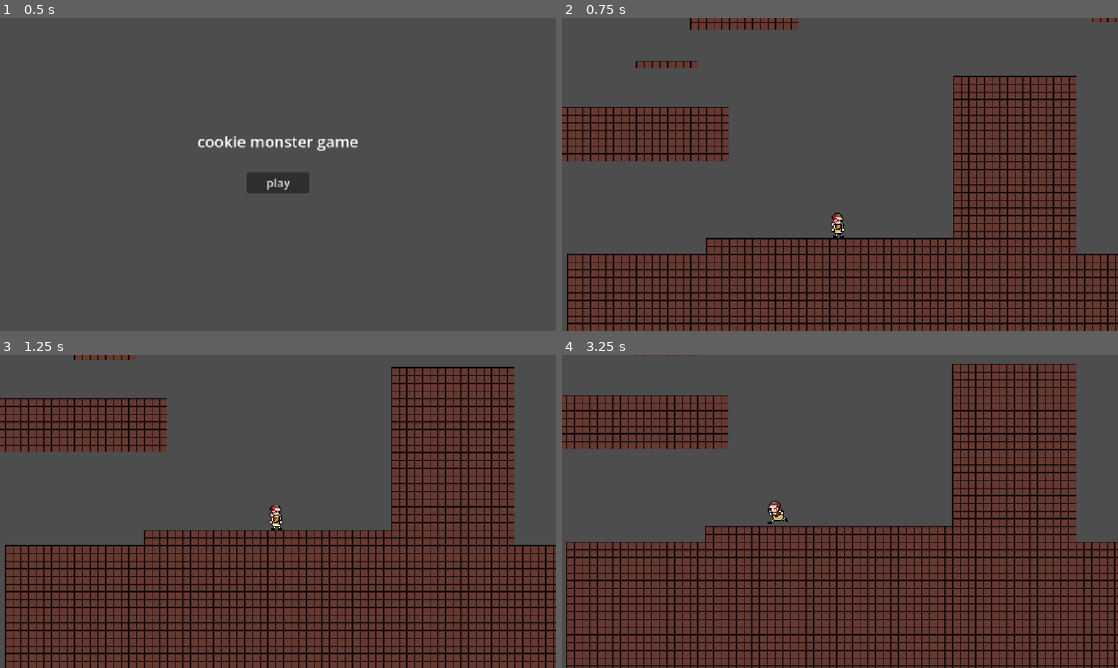
Above: before the commit, frames 1-4 (two rows, left to right).
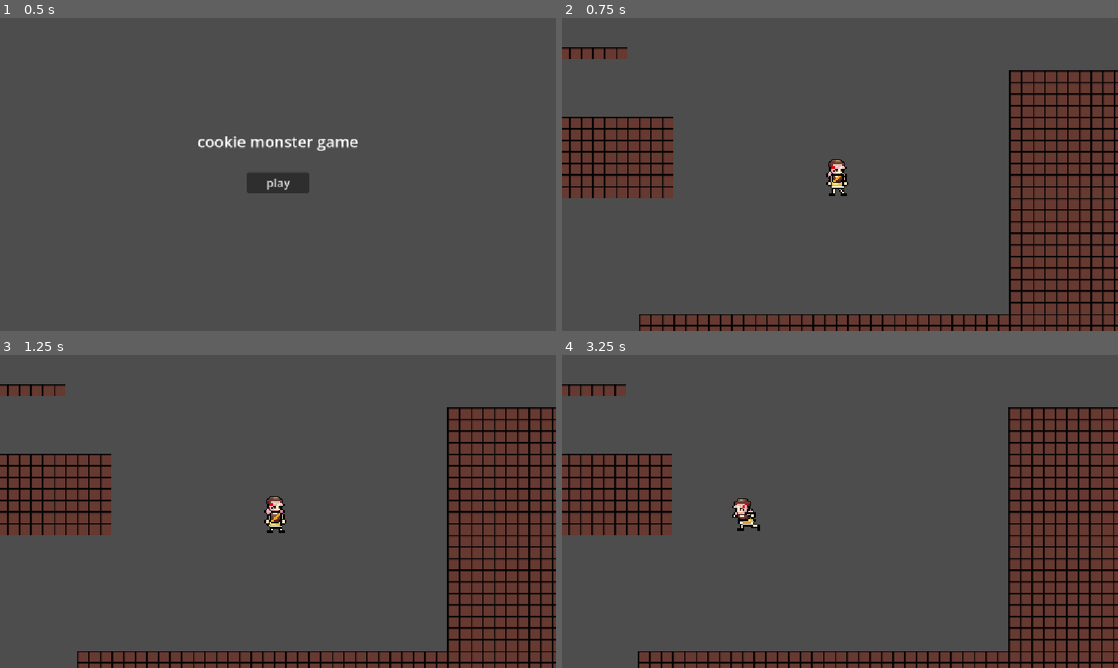
Above: after the commit, the same moments.

Repository: zowlorin/kuki-game
Game: Godot game, scene res://menus/main_menu.tscn
Two runs of this game, one before a commit and one after it. Both use one fixed random seed, a clock stepped at 60 frames per second and the inputs below.
Inputs:
- Up to frame 1 (0.5 s): no input
- Up to frame 2 (0.75 s): click "play" at 0.5 s
- Up to frame 3 (1.25 s): no input
- Up to frame 4 (3.25 s): hold D (move_right) 1.28-2.78 s; tap Space (move_jump) at 1.52, 2.27 s; hold A (move_left) from 2.78 s (still down)

Frame 1 is identical in both runs. In frame 2, 45% of the frame differs, in the area x 0-100%, y 0-100%; in frame 3, 60%; in frame 4, 61%.

Commit message:
sander u fix the jump

Diff:
--- a/gameplay/player.gd
+++ b/gameplay/player.gd
@@ -58,7 +58,8 @@
 		velocity.y = -(jump_curve.sample((curr_frame - jump_frame) / jump_duration)) * jump_speed;
 
 	if (curr_states.has(StateMachine.State.FALLING)):
-		velocity.y = (1 - fall_curve.sample((curr_frame - fall_frame) / fall_duration)) * fall_speed;
+		velocity.y = (1 - (fall_curve.sample((curr_frame - fall_frame) / fall_duration))) * fall_speed;
+		print((curr_frame - fall_frame) / fall_duration, velocity.y)
 
 	if (((curr_frame - jump_frame) >= jump_duration and curr_states.has(StateMachine.State.JUMPING)) or is_on_ceiling() or Input.is_action_just_released("move_jump")):
 		curr_states.erase(StateMachine.State.JUMPING)
--- a/gameplay/player.tscn
+++ b/gameplay/player.tscn
@@ -8,8 +8,8 @@
 _data = [Vector2(0, 1), 0.0, 0.0, 0, 0, Vector2(0.61904764, 1), 0.0, 0.0, 0, 0, Vector2(0.97959197, 0), 0.0, 0.0, 0, 0]
 point_count = 3
 
-[sub_resource type="Curve" id="Curve_ysoui"]
-_data = [Vector2(0, 0), 0.0, 1.4, 0, 0, Vector2(1, 1), 0.0, 0.0, 0, 0]
+[sub_resource type="Curve" id="Curve_jriu6"]
+_data = [Vector2(0, 1), 0.0, 0.0, 0, 0, Vector2(1, 0), 0.0, 0.0, 0, 0]
 point_count = 2
 
 [sub_resource type="AtlasTexture" id="AtlasTexture_wfdkp"]
@@ -143,7 +143,7 @@
 [node name="Player" type="CharacterBody2D" unique_id=1561153767]
 script = ExtResource("1_4flbx")
 jump_curve = SubResource("Curve_onrkg")
-fall_curve = SubResource("Curve_ysoui")
+fall_curve = SubResource("Curve_jriu6")
 jump_duration = 0.3
 fall_duration = 1.0
 fall_speed = 500.0
--- a/main.tscn
+++ b/main.tscn
@@ -19,7 +19,7 @@
 
 [node name="Camera2D" type="Camera2D" parent="World" unique_id=55301002]
 position = Vector2(-13, -96)
-zoom = Vector2(2, 2)
+zoom = Vector2(3, 3)
 position_smoothing_enabled = true
 
 [node name="Handlers" type="Node2D" parent="." unique_id=454277890]
